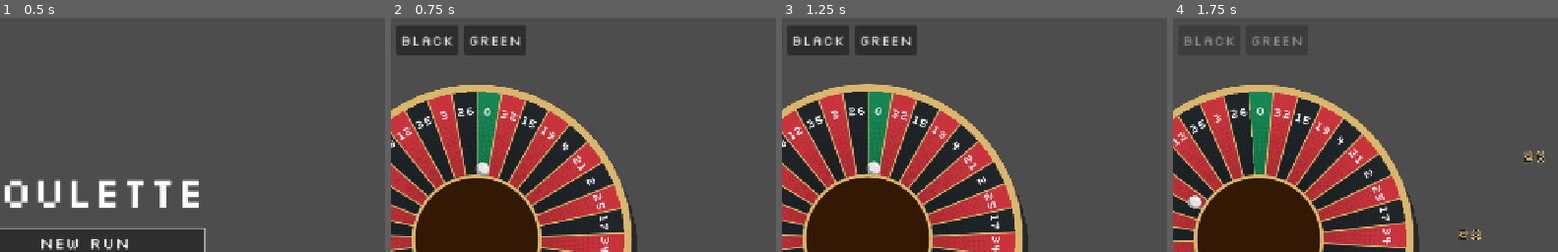
Above: before the commit, frames 1-4 (left to right).
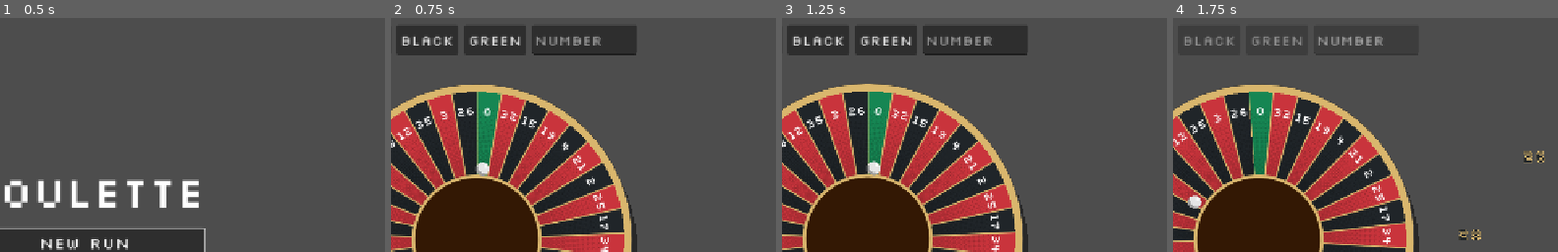
Above: after the commit, the same moments.

Repository: ross-ca/roulette-wheel
Game: Godot game, scene res://scenes/main_menu/main_menu.tscn
The game is run twice, just before and just after one commit, with the same random seed, the same clock (stepped at 60 frames per second) and the same inputs.
Inputs:
- Up to frame 1 (0.5 s): no input
- Up to frame 2 (0.75 s): click "New run" at 0.5 s
- Up to frame 3 (1.25 s): no input
- Up to frame 4 (1.75 s): click "Spin" at 1.25 s
The pictures show only the part of the screen within x 38-88%, y 0-50%; the shares and areas given below are measured in that part.

Frame 1 is identical in both runs. In frame 2, 3.2% of the frame differs, in the area x 36-64%, y 3-16%; in frame 3, 3.2%; in frame 4, 0.3%.

Commit message:
Enhance betting system with number input for bets
- Introduced `NumberBet` allowing players to place bets on specific numbers (0-36) alongside existing colour bets.
- Updated HUD to include a text field for number input, which disables colour buttons when a number is entered.
- Implemented input validation to restrict number entries to valid integers within the specified range.
- Adjusted bet selection logic to prioritize number bets over colour bets when both are available.

Diff:
--- /dev/null
+++ b/scenes/bets/number_bet.gd
@@ -0,0 +1,21 @@
+class_name NumberBet
+extends Bet
+## Bet on one exact number, zero included. It covers a single pocket, so it pays ×36.
+
+@export_range(0, 36) var number: int = 0
+
+
+## A bet on `bet_number`.
+static func of(bet_number: int) -> NumberBet:
+	var bet := NumberBet.new()
+	bet.number = bet_number
+	bet.display_name = str(bet_number)
+	return bet
+
+
+func _init() -> void:
+	base_mult = 36.0
+
+
+func wins(pocket: Pocket) -> bool:
+	return pocket.number == number
--- a/scenes/hud/hud.gd
+++ b/scenes/hud/hud.gd
@@ -21,6 +21,9 @@
 @onready var _red_button: Button = %RedButton
 @onready var _black_button: Button = %BlackButton
 @onready var _green_button: Button = %GreenButton
+@onready var _number_input: LineEdit = %NumberInput
+
+var _inputs_editable := true
 
 
 func _on_spin_button_pressed() -> void:
@@ -33,8 +36,10 @@
 	return int(_chips_input.value)
 
 
-## The bet chosen for the next spin.
+## The bet chosen for the next spin. A number entered in the number field wins out over the colours.
 func get_bet() -> Bet:
+	if _number_input.text.is_valid_int():
+		return NumberBet.of(int(_number_input.text))
 	if _black_button.button_pressed:
 		return ColourBet.of("black")
 	if _green_button.button_pressed:
@@ -44,10 +49,32 @@
 
 ## Locks or unlocks the chips and bet inputs, which are fixed while a spin is running.
 func set_inputs_editable(editable: bool) -> void:
+	_inputs_editable = editable
 	_chips_input.editable = editable
-	_red_button.disabled = not editable
-	_black_button.disabled = not editable
-	_green_button.disabled = not editable
+	_number_input.editable = editable
+	_refresh_colour_buttons()
+
+
+# Colours can't be chosen while a number is entered, or while the inputs are locked.
+func _refresh_colour_buttons() -> void:
+	var disabled := not _inputs_editable or _number_input.text.is_valid_int()
+	_red_button.disabled = disabled
+	_black_button.disabled = disabled
+	_green_button.disabled = disabled
+
+
+# Keeps the field to a number from 0 to 36.
+func _on_number_input_text_changed(new_text: String) -> void:
+	var digits := ""
+	for character in new_text:
+		if character >= "0" and character <= "9":
+			digits += character
+	if digits.is_valid_int() and int(digits) > 36:
+		digits = "36"
+	if digits != new_text:
+		_number_input.text = digits
+		_number_input.caret_column = digits.length()
+	_refresh_colour_buttons()
 
 
 func show_round(run: RunState, step: RoundStep) -> void:
--- a/scenes/hud/hud.tscn
+++ b/scenes/hud/hud.tscn
@@ -121,4 +121,16 @@
 button_group = SubResource("ButtonGroup_bet")
 text = "Green"
 
+[node name="NumberInput" type="LineEdit" parent="."]
+unique_name_in_owner = true
+offset_left = 730.0
+offset_top = 40.0
+offset_right = 900.0
+offset_bottom = 89.0
+theme_override_fonts/font = ExtResource("1_37p78")
+theme_override_font_sizes/font_size = 24
+placeholder_text = "Number"
+max_length = 2
+
+[connection signal="text_changed" from="NumberInput" to="." method="_on_number_input_text_changed"]
 [connection signal="pressed" from="SpinButton" to="." method="_on_spin_button_pressed"]
Not shown, added: scenes/bets/number_bet.gd.uid
Not shown, changed: docs/architecture.md
